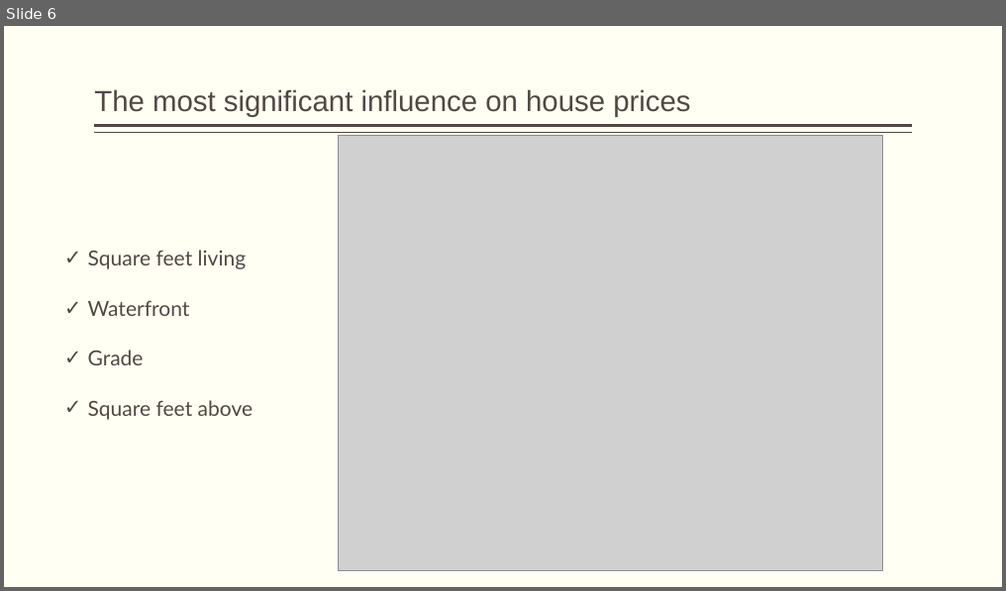
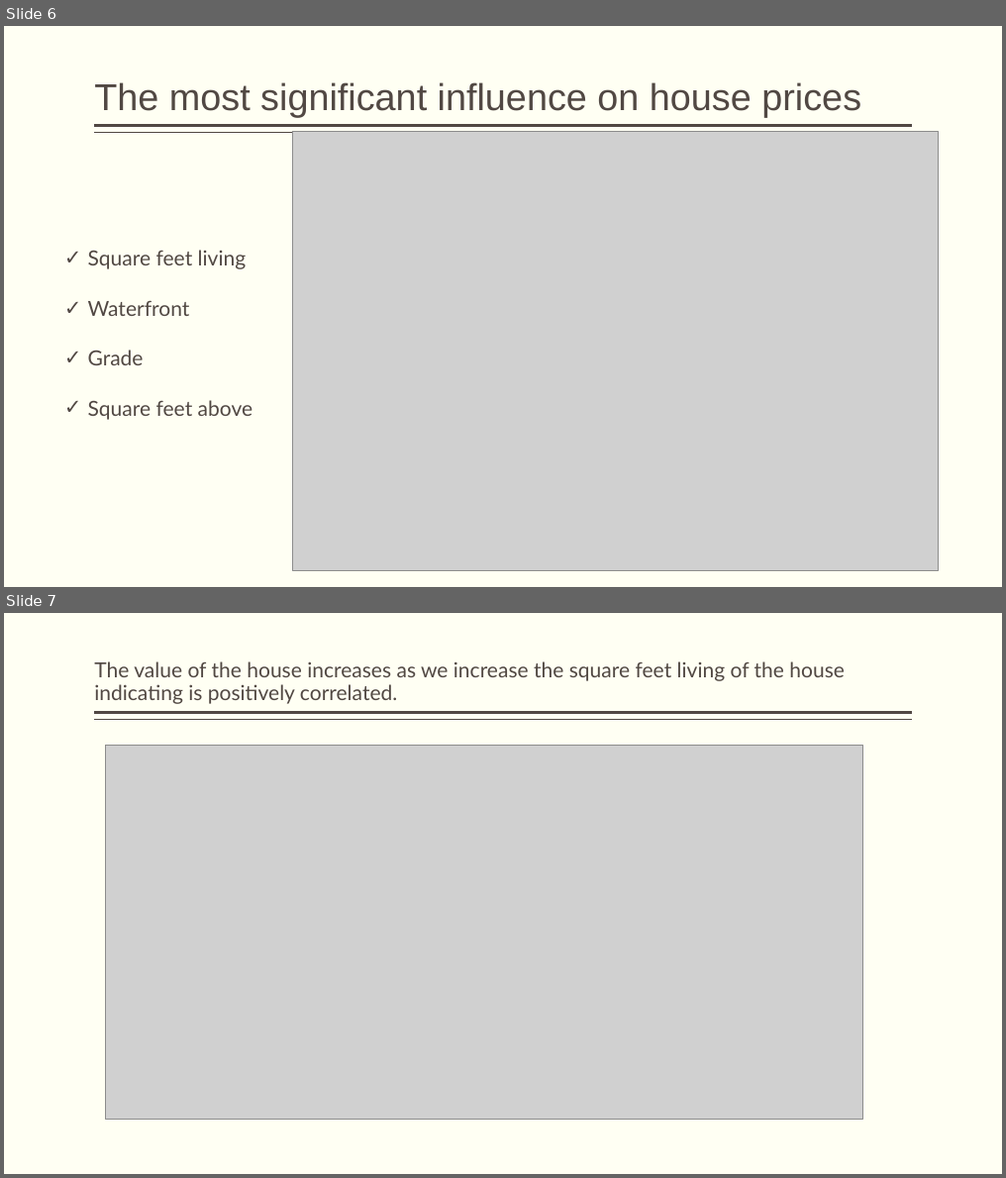
Before and after one commit to olaidekashimawo/King-County-House-Sales, a slide deck: King County House price Analysis - Copy.pptx. Shown one above the other, each under a label of ours: slide 6 before the commit, slides 6 and 7 after it. The pictures are 1006x591 and 1006x1178 pixels, drawn with LibreOffice and Linux fonts; fonts in the diff are those of the drawing; grey boxes stand for pictures. Boxes give left, top, right and bottom in pixels: in the first picture for what was removed or moved away, otherwise in the second. Text is boxed around its words. In the diff, an @@ line names an element or a change of style, - is before the commit and + after.

```diff
--- a/King County House price Analysis - Copy.pptx
+++ b/King County House price Analysis - Copy.pptx
@@ slide 7 added at box(4, 613, 1002, 1174), background #FFFFF3; not listed: 2 template elements that a slide beside it also shows @@
@@ title added at box(94, 662, 845, 704), 20 pt, text #514843 @@
+The value of the house increases as we increase the square feet living of the house indicating is positively correlated.
@@ picture added at box(106, 745, 863, 1119) @@
@@ slide 6 changed as well @@
@@ title "The most significant influence on ..." at box(94, 82, 861, 117): size 28 to 36 pt @@
@@ picture: place and size @@
-picture at box(339, 135, 884, 571)
+picture at box(292, 132, 939, 571)
```
Also in this commit, not shown: 6 other slides changed, 6 other slides added, 2 slides removed, 2 other files.
